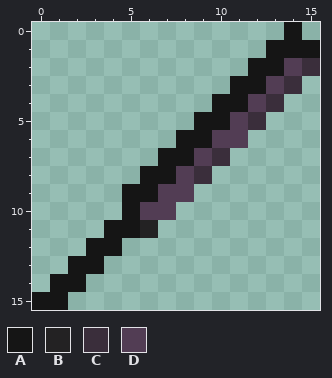
A pixel-art sprite gets an edit: textures/items/netherite_sword.png. Above: the version before the commit.
The file is 16x16 pixels. Pixels under 10% opacity are left out. Colours within 5 levels of each other are drawn and written as one.
Palette (. is transparent): A #151515  B #232223  C #3a2e3b  D #523d54
Pixels before, first column x 0:
 0 ..............A.
 1 .............AAA
 2 ............AADC
 3 ...........AADC.
 4 ..........AADC..
 5 .........AADC...
 6 ........AADD....
 7 .......AADC.....
 8 ......AADC......
 9 .....AADD.......
10 .....ADD........
11 ....AAB.........
12 ...AA...........
13 ..AA............
14 .AA.............
15 AA..............
And afterwards:
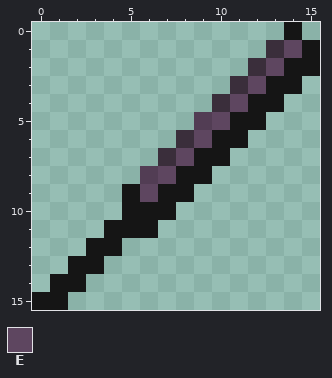
Colours new in this view: E #5e4660
Difference:
Changed rows in their new state; - is an unchanged pixel.
first column x 6:
 1 -------CE-
 2 ------CEAA
 3 -----CEAA-
 4 ----CEAA--
 5 ---DEAA---
 6 --CEAA----
 7 -CEAA-----
 8 DEAA------
 9 EAA-------
10 AA--------
11 A---------
